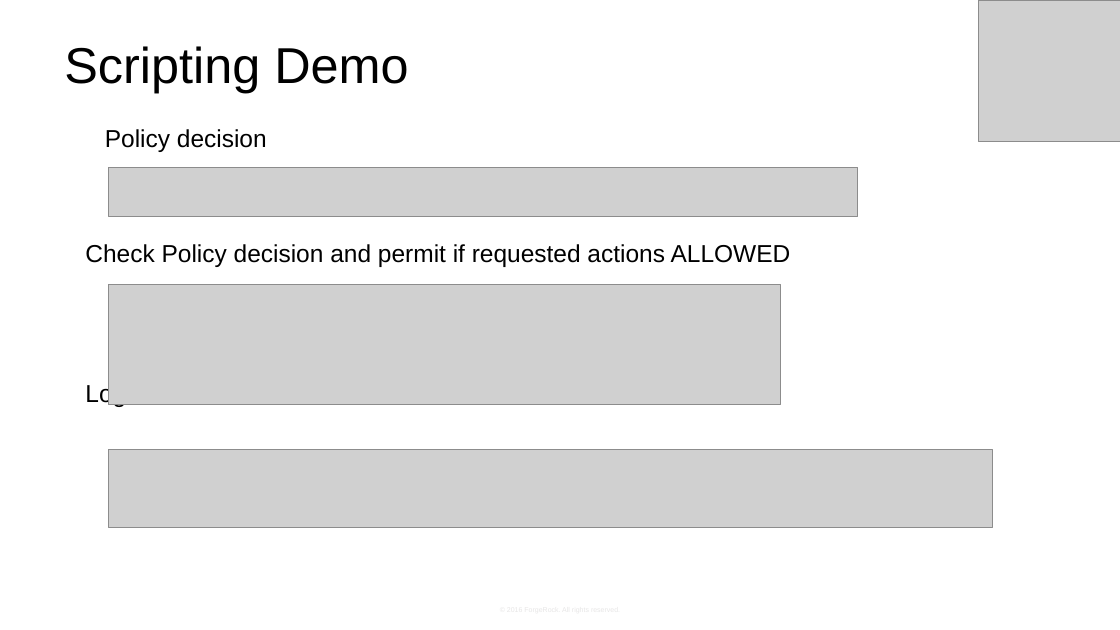
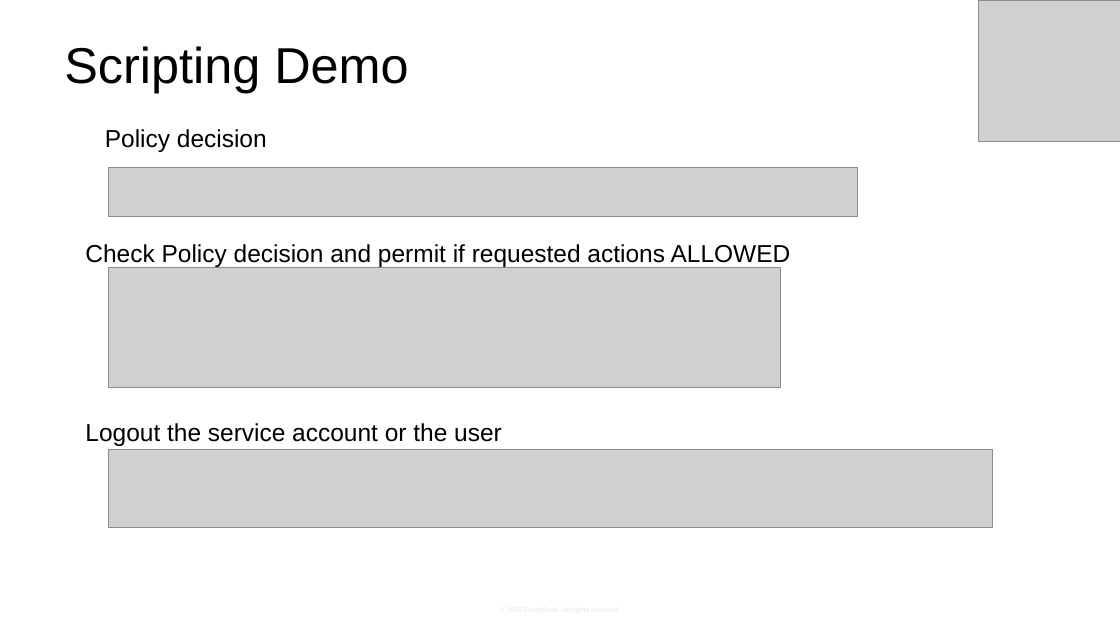
Before and after one commit to javedmshah/PolicyEvalScriptedAuthn, a slide deck: slide 4 of ScriptedPolicyEvalUseCase.pptx. Drawn at 1120x630 pixels with LibreOffice and Linux fonts; fonts in the diff are those of the drawing; grey boxes stand for pictures; background and template pictures are left out. Boxes give left, top, right and bottom in pixels: in the first picture for what was removed or moved away, otherwise in the second. Text is boxed around its words. In the diff, an @@ line names an element or a change of style, - is before the commit and + after.

```diff
--- a/ScriptedPolicyEvalUseCase.pptx
+++ b/ScriptedPolicyEvalUseCase.pptx
@@ text "Policy decision" rewrapped from (85, 129, 791, 408) to (85, 129, 791, 446) @@
@@ picture: place and size @@
-picture at (109, 285, 781, 405)
+picture at (109, 268, 781, 388)
```
Also in this commit, not shown: 1 other slide changed.
